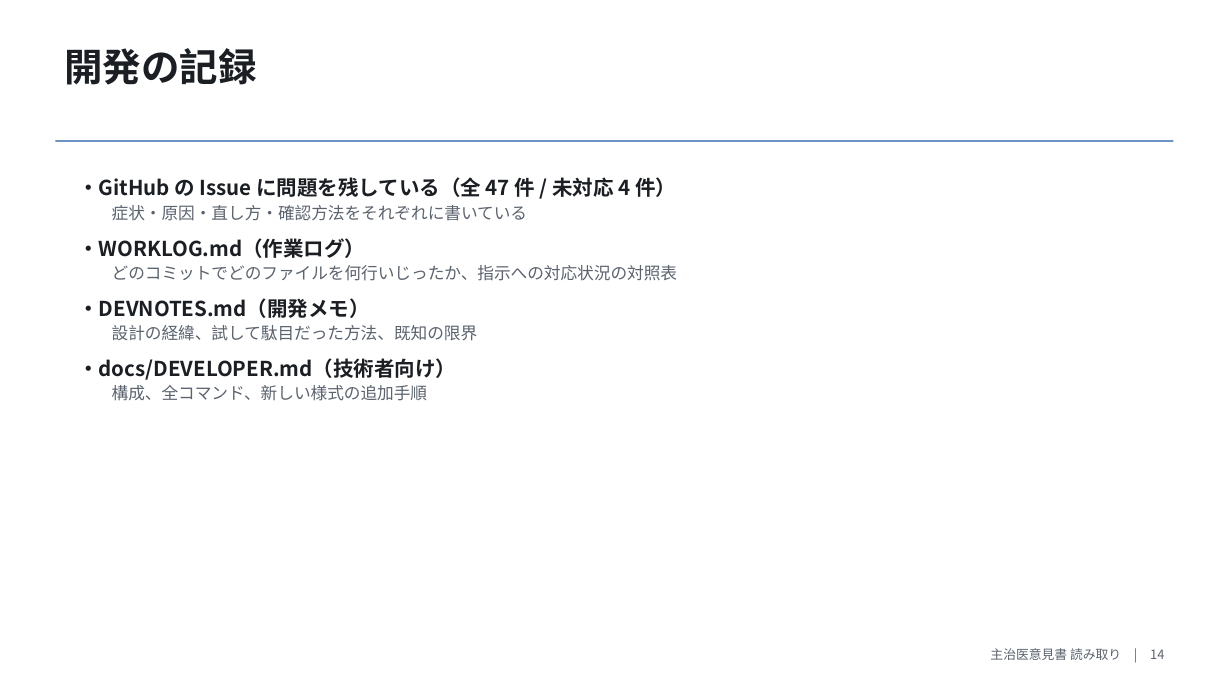
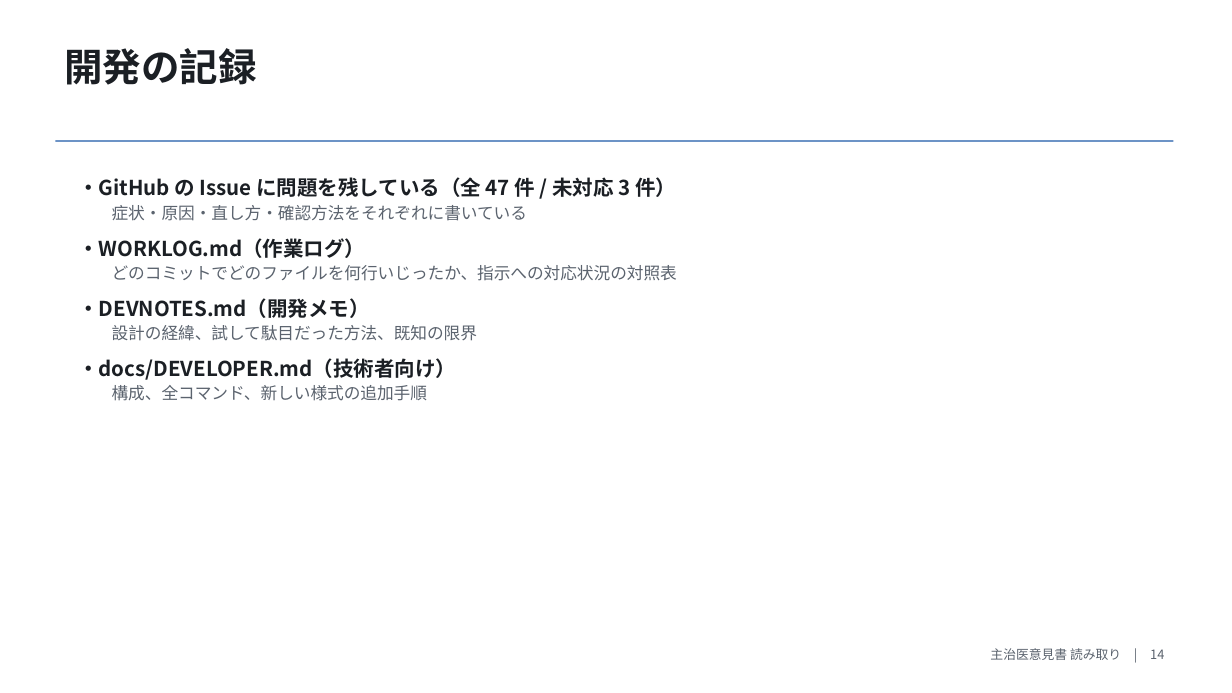
Before and after one commit to masarusanuki/ikensho-ocr, a slide deck: slide 14 of docs/主治医意見書読み取り_概要.pptx. Drawn at 1232x693 pixels with LibreOffice and Linux fonts; fonts in the diff are those of the drawing. Boxes give left, top, right and bottom in pixels: in the first picture for what was removed or moved away, otherwise in the second. Text is boxed around its words. In the diff, an @@ line names an element or a change of style, - is before the commit and + after.

```diff
--- a/docs/主治医意見書読み取り_概要.pptx
+++ b/docs/主治医意見書読み取り_概要.pptx
@@ text at box(78, 177, 676, 197): text changed @@
-・GitHub の Issue に問題を残している（全 47 件 / 未対応 4 件）
+・GitHub の Issue に問題を残している（全 47 件 / 未対応 3 件）
```
Also in this commit, not shown: 1 other slide changed, 9 other files.
